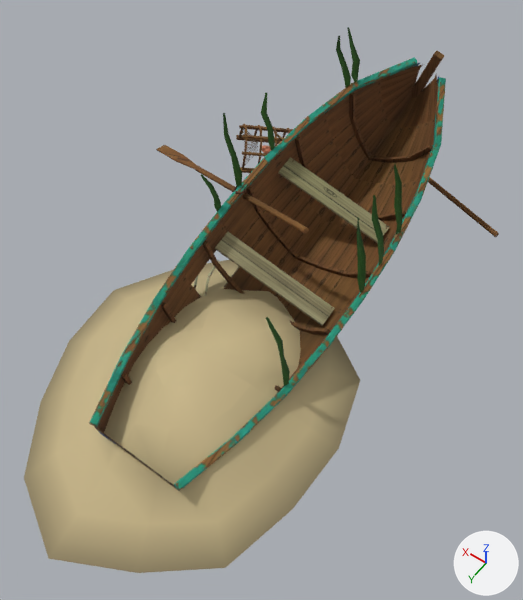
Before and after pictures for a commit that changed the glTF model public/assets/world/wreck_skiff/model.glb.
Before and after are seen from a 50 mm camera at (-2.69, 4.14, 5.99) aimed at (-0.17, 0.61, 0.44). The lights are fixed; the arrows at lower right show +X, +Y and +Z. The older version comes first. Where no turn or scale is listed for an object, it has been applied to the vertices. Vertices at exactly the same position are counted once.

Objects in the first picture: 'wreck_skiff_body'.
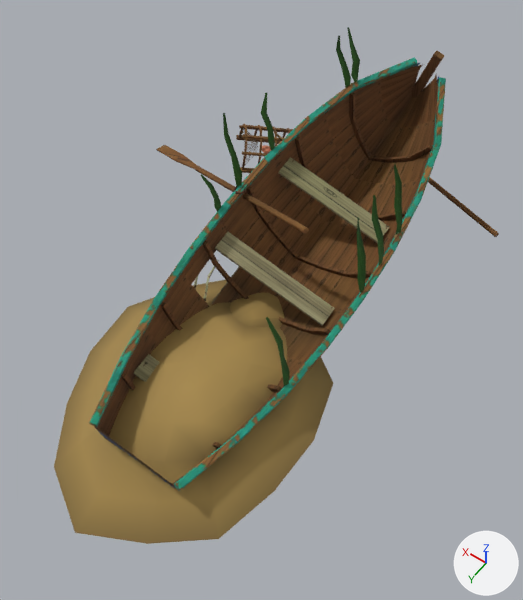
Where the newer file only moved an object's origin or applied its transform, the numbers keep the older frame.

Where the change shows, as pixel boxes [x1, y1, x2, y2] in the pictures (523 x 600 px; the box of a moved part takes in the faces that stretch with it):
'wreck_skiff_body', reshaped (6% narrower): before [24, 27, 499, 573]; after [54, 27, 499, 544]
part 1 of me_wreck_skiff_body, moved or reshaped: before [24, 260, 360, 573]; after [54, 280, 333, 544]
part 2 of me_wreck_skiff_body, edited (looks the same): [89, 216, 356, 491] in both

The change, as a diff of the scene's bpy script:
```diff
--- a/public/assets/world/wreck_skiff/model.glb.py
+++ b/public/assets/world/wreck_skiff/model.glb.py
@@ me_wreck_skiff_body @@
 # used by ob_wreck_skiff_body; location = (0.2, 0.39, 0.75)
-me_wreck_skiff_body.from_pydata(...)  # 1603 vertices, 2732 faces; spans x -1.81..1.81, y -3.14..3.14, z -1.23..1.23
+me_wreck_skiff_body.from_pydata(...)  # 1603 vertices, 2732 faces; spans x -1.81..1.81, y -3.14..2.85, z -1.23..1.23
+# me_wreck_skiff_body part 1: 93 of 1603 vertices moved; they spanned x -1.72..1.2, y -0.42..3.14, z -0.79..-0.12 and now span x -1.48..0.96, y -0.37..2.85, z -0.83..-0.25; mean shift (0.0, 0.0, -0.05); largest move (0.39, 2.77, -0.79) -> (-0.81, -0.02, -0.83)
+# me_wreck_skiff_body part 2: 508 kept faces spanning x -1.31..0.96, y -0.6..2.24, z -0.97..0.25 get new vertex colours; the middle colour goes from grey #a9afa6 to grey #acb2a5
 me_wreck_skiff_body.materials.append(mat_cove_atlas)
```
